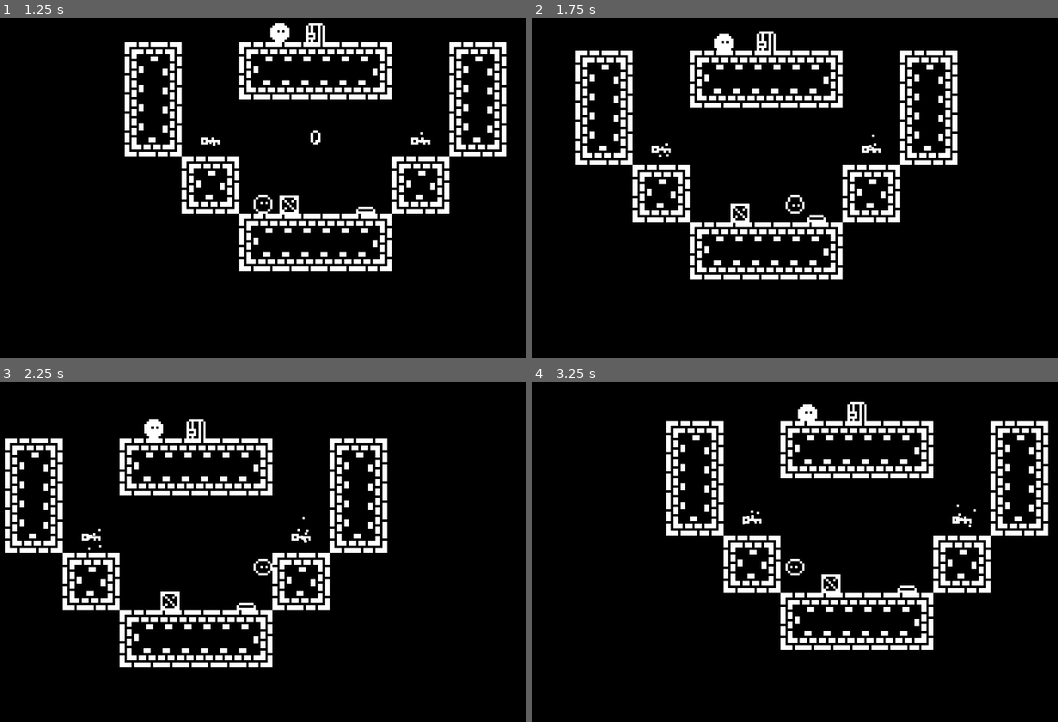
Above: before the commit, frames 1-4 (two rows, left to right).
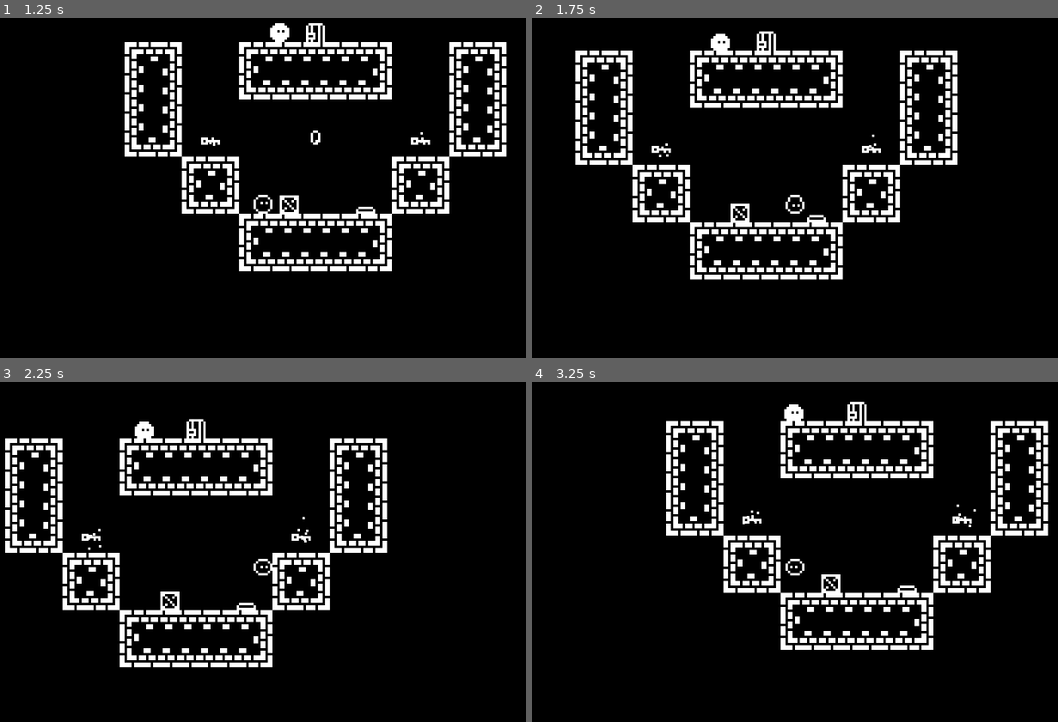
Above: after the commit, the same moments.

Repository: cecilj08-ux/binary-platformer-game
Game: Godot game, scene res://tscn/menu.tscn
Same seed, same stepped clock (60 frames per second), same inputs: the game is played once before the commit and once after it.
Inputs:
- Up to frame 1 (1.25 s): click "Start" at 0.5 s
- Up to frame 2 (1.75 s): tap Enter at 1.25 s; hold D (right) from 1.28 s (still down); hold W (up) from 1.28 s (still down)
- Up to frame 3 (2.25 s): keep holding D (right); release W (up) at 2.03 s; tap W (up) at 2.1 s
- Up to frame 4 (3.25 s): tap W (up) at 2.27, 2.57 s; release D (right) at 2.78 s; hold A (left) from 2.78 s (still down); hold W (up) from 2.78 s (still down)

Frame 1 is identical in both runs. In frame 2, 0.1% of the frame differs, in the area x 33-39%, y 4-10%; in frame 3, 0.2%; in frame 4, 0.3%, in the area x 47-55%, y 6-12%.

Commit message:
0.10.4: Enemy Slime Improvements
ADDITIONS:
- Enemy slimes now have lerping movement and animate in movement like players do.
- Enemy slimes are much faster, but still slower than players.
- Enemy jumps now take account their size scaling.
- Upon being eaten, the camera glides to the slime that ate the player

FIXES:
- One-shot buttons popping back up.
- Some functions and nodes have been renamed.

Diff:
--- a/gd/button.gd
+++ b/gd/button.gd
@@ -9,24 +9,22 @@
 func _on_area_2d_body_entered(body: Node2D) -> void:
 	if (body is Player and body.new_scale >= scale) or (body is CharacterBody2D or RigidBody2D and body.scale >= scale):
 		total_collisions += 1
-		sprite.frame = 1
 		pressed = true
 		set_collision_layer_value(1, false)
 		set_collision_layer_value(6, false)
+		sprite.frame = 1
+		if activates is Door: activates.open()
 		if one_shot:
-			if activates is Door: activates.open()
 			await get_tree().create_timer(1.5).timeout
 			queue_free()
-		else:
-			if activates is Door: activates.open()
 
 func _on_area_2d_body_exited(body: Node2D) -> void:
 	if body is CharacterBody2D or RigidBody2D and pressed and not one_shot:
 		total_collisions -= 1
 		if total_collisions > 0: return
-		sprite.frame = 0
 		pressed = false
 		set_collision_layer_value(1, true)
 		set_collision_layer_value(6, true)
 		if not one_shot:
+			sprite.frame = 0
 			if activates is Door: activates.close()
--- a/gd/enemy.gd
+++ b/gd/enemy.gd
@@ -3,7 +3,7 @@
 @onready var ani := $Sprite2D/AnimationPlayer
 @onready var sprite := $Sprite2D
 
-@export var speed := 20
+@export var speed := 60
 @export var jump_power := 220
 @export var fallspeed_cap := 600
 
@@ -11,7 +11,7 @@
 var can_jump := true
 var aggressive := false
 
-func gravitation(delta: float) -> void:
+func apply_gravity(delta: float) -> void:
 	velocity += get_gravity() * delta
 	if velocity.y > fallspeed_cap: velocity.y = fallspeed_cap
 
--- a/gd/enemy_slime.gd
+++ b/gd/enemy_slime.gd
@@ -1,10 +1,16 @@
 extends Enemy
+
+var direction := 0.0
+var lerpWeight : = 0.0
+var acceleration := 5
+var friction := 6
 
 var jump_sprite := preload("res://resources/1bit slime platformer/alpha_bg/slime2_jump_a.png")
 
 func _physics_process(delta: float) -> void:
-	gravitation(delta)
+	apply_gravity(delta)
 # Animation
+	ani.speed_scale = 1+abs(velocity.x)*0.075
 	if is_on_floor(): ani.play("walk" if target else "idle")
 	elif not is_on_floor():
 		ani.stop()
@@ -16,8 +22,11 @@
 	if target:
 		aggressive = target.new_scale < scale
 		sprite.flip_h = true if target.position.x < position.x else false
-		position.x = move_toward(position.x, target.position.x, delta*(speed if aggressive else -speed))
-	# Jumping. I wish this if statement wasn't so long...
-		if position.distance_to(target.position) < 40 and target.position.y+10 < position.y and can_jump and aggressive: velocity.y = -jump_power
+		if position.distance_to(target.position) < 40 and target.position.y+(8*scale.y) < position.y and can_jump and aggressive: velocity.y = -jump_power
 	can_jump = is_on_floor_only()
+	if target: direction = -1 if target.position < position else 1
+	else: direction = 0
+	if not aggressive: direction *= -1
+	lerpWeight = delta*(acceleration if direction else friction)
+	velocity.x = lerp(velocity.x, direction*speed, lerpWeight)
 	move_and_slide()
--- a/gd/player.gd
+++ b/gd/player.gd
@@ -4,7 +4,7 @@
 @onready var ani := $playerSprite/AnimationPlayer
 @onready var coyoteTime := $coyoteTimer
 @onready var eatingParticles := $eatingParticles
-@onready var oobParticles := $oobParticles
+@onready var deathParticles := $deathParticles
 @onready var camera := $Camera2D
 @onready var new_scale := scale # NOTE: Use this instead of scale unless its visual-related
 
@@ -26,17 +26,21 @@
 
 func apply_gravity(delta) -> void: velocity += get_gravity() * (delta if Input.is_action_pressed("up") else delta*3)
 
-func death() -> void:
+func death(cause := "unspecified") -> void:
 	set_collision_layer_value(5, false)
 	$playerHitbox.set_collision_mask_value(5,false)
 	sprite.visible = false
 	can_walk = false
 	can_jump = false
 	velocity = Vector2.ZERO
-	oobParticles.amount = round(8*scale.x)
-	oobParticles.initial_velocity_min /= scale.x
-	oobParticles.initial_velocity_max /= scale.x
-	oobParticles.restart()
+	deathParticles.amount = round(8*scale.x)
+	deathParticles.initial_velocity_min /= scale.x
+	deathParticles.initial_velocity_max /= scale.x
+	if cause == "enemy":
+		deathParticles.initial_velocity_min /= 2
+		deathParticles.initial_velocity_max /= 2
+		deathParticles.gravity *= 2
+	deathParticles.restart()
 	await get_tree().create_timer(2.5).timeout
 	get_tree().reload_current_scene.call_deferred()
 
@@ -104,6 +108,9 @@
 		scale = lerp(scale, new_scale, delta*4)
 	# TODO: See if this can be done in a less hacky way
 		if scale + Vector2(0.000001,0.000001) == new_scale: scale += Vector2(0.000001,0.000001)
+# Camera
+	if camera.position != Vector2.ZERO:
+		camera.position = lerp(camera.position, Vector2.ZERO, delta)
 
 func _on_coyote_timer_timeout() -> void: was_on_wall = false
 
@@ -118,7 +125,8 @@
 			body.queue_free()
 		else:
 			camera.reparent(body)
-			death()
+			#camera.position = Vector2.ZERO
+			death("enemy")
 
 func _on_crate_detection_body_entered(body: Node2D) -> void:
 	if body is RigidBody2D:
--- a/tscn/enemy_slime.tscn
+++ b/tscn/enemy_slime.tscn
@@ -109,6 +109,7 @@
 
 [node name="enemy_slime" type="CharacterBody2D" unique_id=937087587]
 collision_layer = 52
+collision_mask = 33
 script = ExtResource("1_waapy")
 
 [node name="collision" type="CollisionShape2D" parent="." unique_id=855399104]
--- a/tscn/key.tscn
+++ b/tscn/key.tscn
@@ -6,20 +6,20 @@
 [sub_resource type="RectangleShape2D" id="RectangleShape2D_7bn28"]
 size = Vector2(8, 3)
 
-[node name="key" type="Sprite2D"]
+[node name="key" type="Sprite2D" unique_id=1184605578]
 texture = ExtResource("1_7qgb6")
 script = ExtResource("2_7qgb6")
 
-[node name="Area2D" type="Area2D" parent="."]
+[node name="Area2D" type="Area2D" parent="." unique_id=1272188348]
 collision_layer = 0
 collision_mask = 2
 
-[node name="CollisionShape2D" type="CollisionShape2D" parent="Area2D"]
+[node name="CollisionShape2D" type="CollisionShape2D" parent="Area2D" unique_id=223101234]
 position = Vector2(0, 1.5)
 shape = SubResource("RectangleShape2D_7bn28")
 debug_color = Color(0.09019608, 0.64705884, 0, 0.41960785)
 
-[node name="CPUParticles2D" type="CPUParticles2D" parent="."]
+[node name="CPUParticles2D" type="CPUParticles2D" parent="." unique_id=153393980]
 position = Vector2(0, 1.5)
 lifetime = 2.0
 spread = 180.0
--- a/tscn/player.tscn
+++ b/tscn/player.tscn
@@ -190,7 +190,7 @@
 scale_amount_min = 0.5
 scale_amount_max = 0.75
 
-[node name="oobParticles" type="CPUParticles2D" parent="." unique_id=1347757751]
+[node name="deathParticles" type="CPUParticles2D" parent="." unique_id=1347757751]
 position = Vector2(0, 1)
 emitting = false
 texture = SubResource("AtlasTexture_hsluc")
Not shown: 1 places in tscn/key.tscn that only renumber resources
